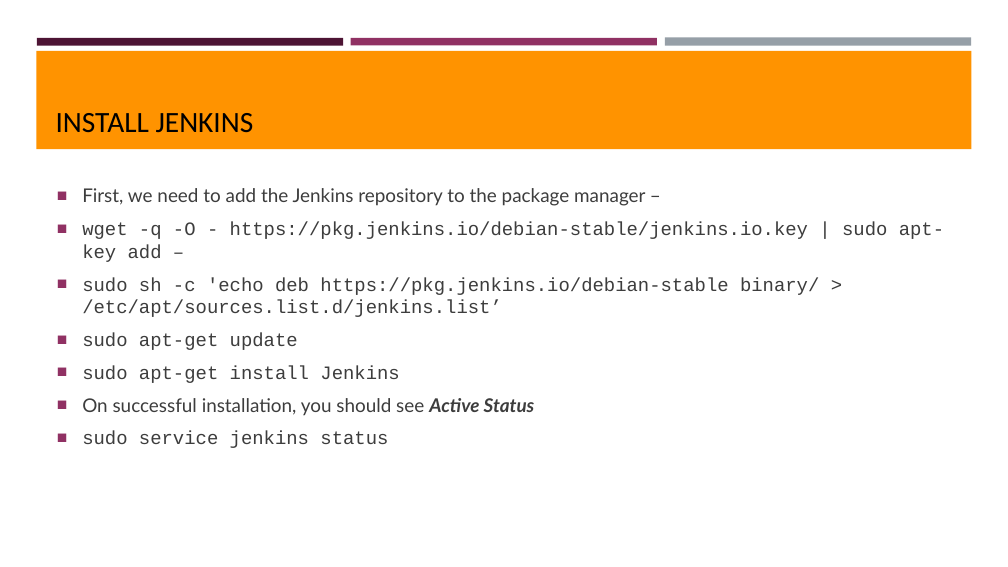
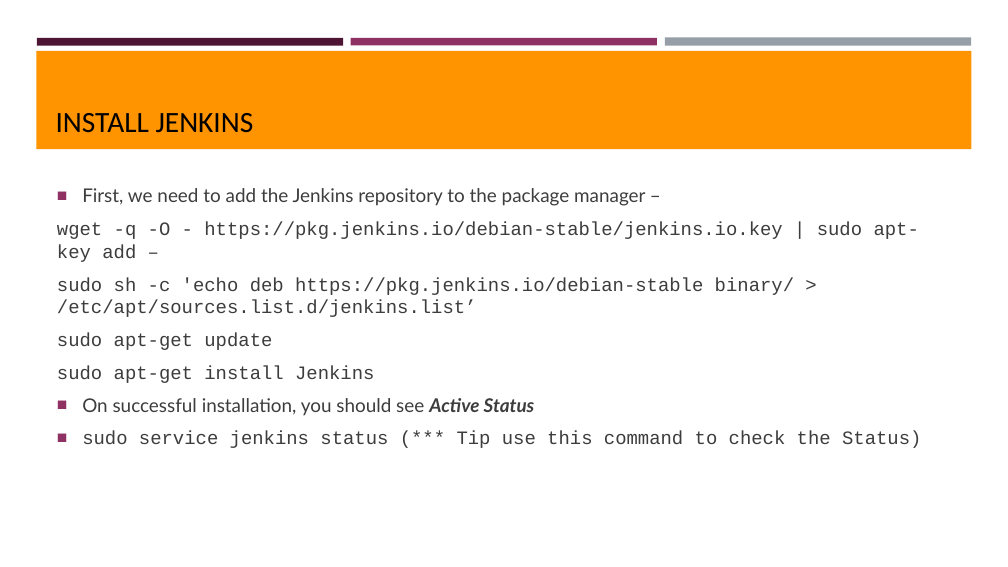
Before and after one commit to thulsidk1/k8s-jenkins-aws, a slide deck: slide 22 of Jenkins-Deploy-toK8S.pptx. Drawn at 1008x567 pixels with LibreOffice and Linux fonts; fonts in the diff are those of the drawing; background and template pictures are left out. Boxes give left, top, right and bottom in pixels: in the first picture for what was removed or moved away, otherwise in the second. Text is boxed around its words. In the diff, an @@ line names an element or a change of style, - is before the commit and + after.

```diff
--- a/Jenkins-Deploy-toK8S.pptx
+++ b/Jenkins-Deploy-toK8S.pptx
@@ text at <box>57,222,919,383</box>: bullet ■ to none @@
@@ text at <box>82,431,921,448</box>: text changed @@
-■ sudo service jenkins status
+■ sudo service jenkins status (*** Tip use this command to check the Status)
```
Also in this commit, not shown: 9 other slides changed.
